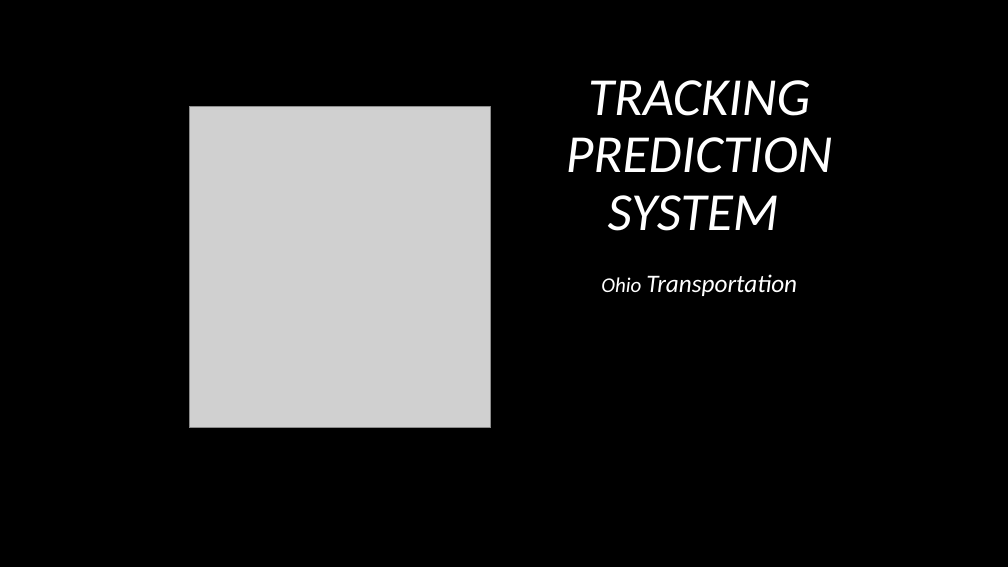
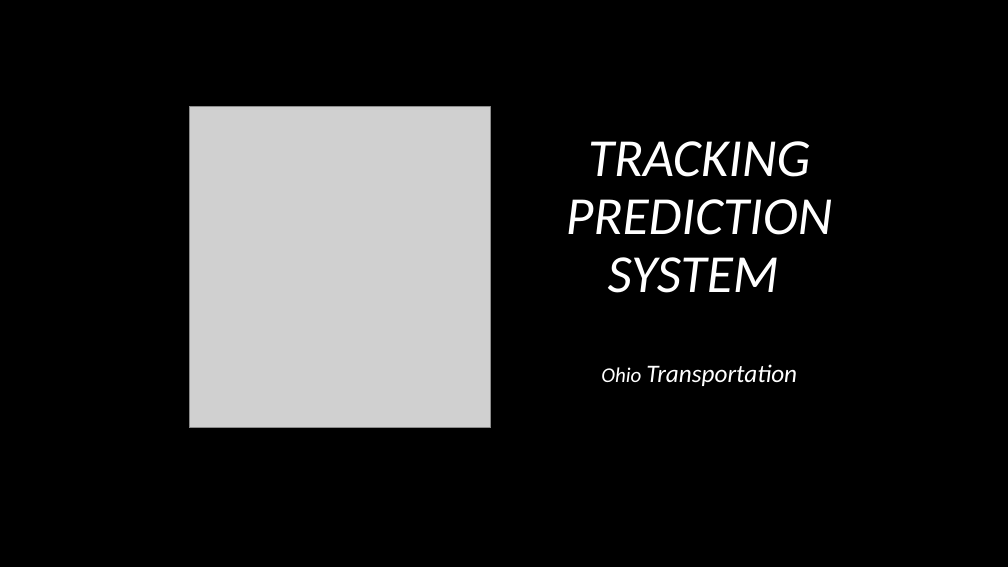
Before and after one commit to braucalderon/trackingPredictionSystem, a slide deck: slide 1 of Presentation/RAILWAY Presentation1.pptx. Drawn at 1008x567 pixels with LibreOffice and Linux fonts; fonts in the diff are those of the drawing; grey boxes stand for pictures; background and template pictures are left out. Boxes give left, top, right and bottom in pixels: in the first picture for what was removed or moved away, otherwise in the second. Text is boxed around its words. In the diff, an @@ line names an element or a change of style, - is before the commit and + after.

```diff
--- a/Presentation/RAILWAY Presentation1.pptx
+++ b/Presentation/RAILWAY Presentation1.pptx
@@ title "TRACKING PREDICTION SYSTEM": place and size @@
-title "TRACKING PREDICTION SYSTEM" at (566,80,832,231)
+title "TRACKING PREDICTION SYSTEM" at (566,141,832,293)
@@ subtitle "Ohio Transportation": place and size @@
-subtitle "Ohio Transportation" at (601,274,797,296)
+subtitle "Ohio Transportation" at (601,364,797,386)
```
Also in this commit, not shown: 1 other slide changed, 2 slides added, 1 slide removed, 3 other files.
